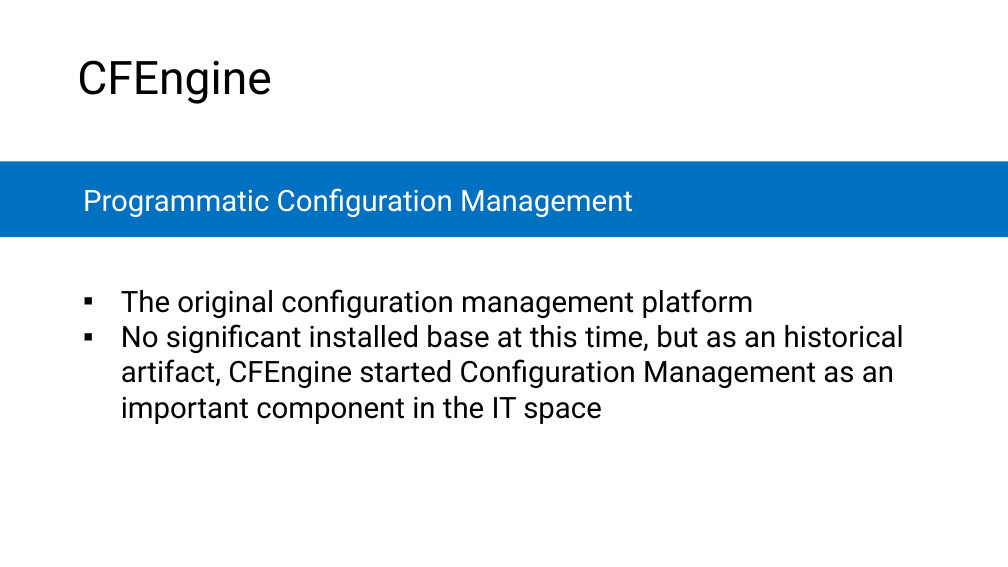
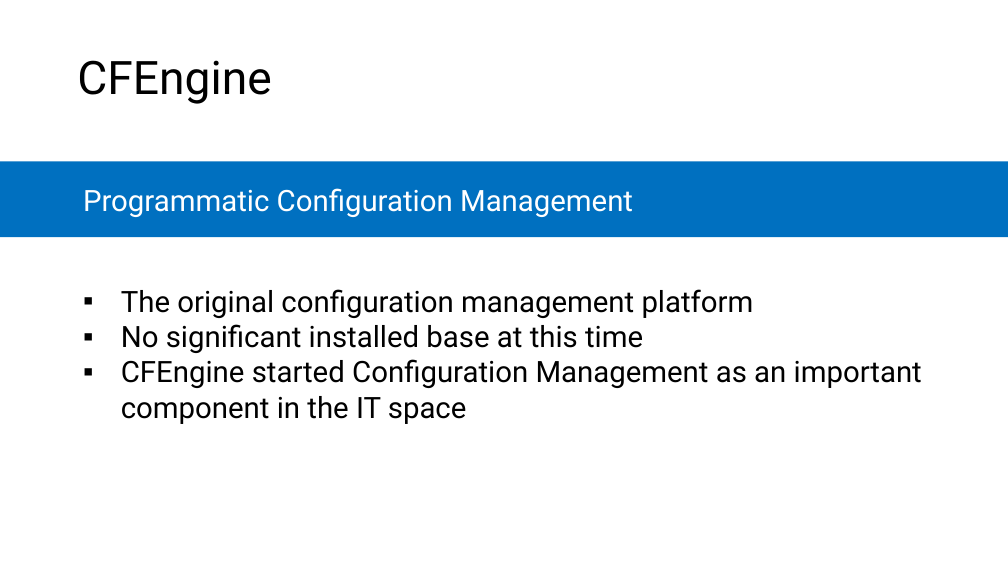
Before and after one commit to microsoft/AcademicContent, a slide deck: slide 24 of Complimentary Course Content/Module7/Lessons/Module7_Lesson2 Configuration Management.pptx. Drawn at 1008x567 pixels with LibreOffice and Linux fonts; fonts in the diff are those of the drawing. Boxes give left, top, right and bottom in pixels: in the first picture for what was removed or moved away, otherwise in the second. Text is boxed around its words. In the diff, an @@ line names an element or a change of style, - is before the commit and + after.

```diff
--- a/Complimentary Course Content/Module7/Lessons/Module7_Lesson2 Configuration Management.pptx
+++ b/Complimentary Course Content/Module7/Lessons/Module7_Lesson2 Configuration Management.pptx
@@ text at (121, 324, 922, 424): text changed @@
-    ▪ No significant installed base at this time, but as an historical artifact, CFEngine started Configuration Management as an important component in the IT space
+    ▪ No significant installed base at this time
+    ▪ CFEngine started Configuration Management as an important component in the IT space
```
Also in this commit, not shown: 2 other slides changed, 5 other files.
